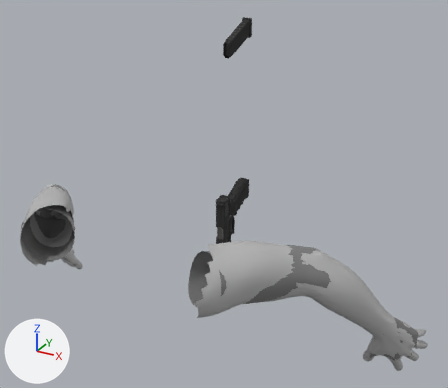
Before and after pictures for a commit that changed the FBX model Hell2024/Hell2024/res/models/Glock.fbx.
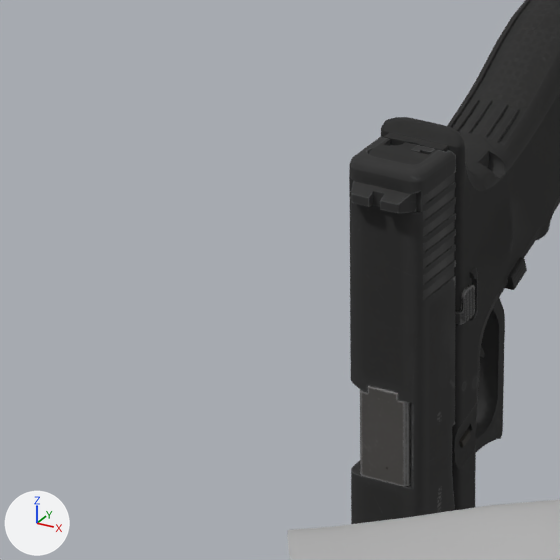
There are two pictures of each version: one whole from a camera (50 mm lens) standing at (0.831, -1.592, 0.875) and looking at (0.087, -0.239, 0.198), one close up on the part from 39% to 54% of the width and 47% to 64% of the height. Lighting does not change. The marker at lower left points along +X, +Y and +Z. Where no turn or scale is listed for an object, it has been applied to the vertices.

Script lines for the objects in view, before the commit:
```python
me_mesh = bpy.data.meshes.new('Mesh')
me_mesh.from_pydata(...)  # 3031 vertices, 5659 faces; spans x -0.02..0.02, y -0.113..0.06, z -0.127..0.621
me_mesh.materials.append(mat_default)  # picture img_glock_alb_png
me_mesh_001 = bpy.data.meshes.new('Mesh.001')
me_mesh_001.from_pydata(...)  # 13488 vertices, 26864 faces; spans x -0.647..0.647, y -0.657..-0.086, z -0.269..0.225
me_mesh_001.materials.append(mat_manniquen1_2_002)  # its picture is missing
ob_glock = bpy.data.objects.new('Glock', me_mesh)
ob_glock.location = (0.0, 0.0, 0.0)
ob_manniquen1_2_001 = bpy.data.objects.new('manniquen1_2.001', me_mesh_001)
ob_manniquen1_2_001.location = (0.0, 0.0, 0.0)
```
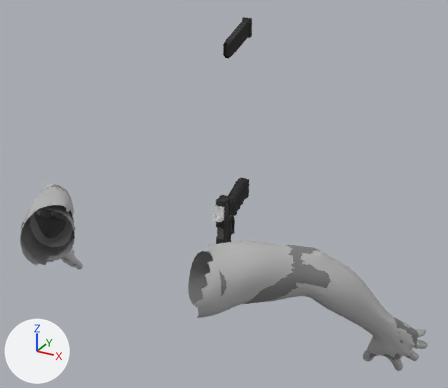
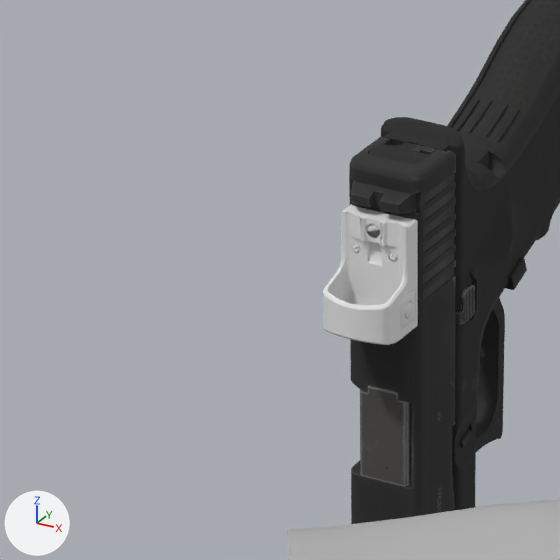
What the commit changed:
Material 'default.001' (mat_default_001) is new.
Its base color is (0.8, 0.8, 0.8) (white #e7e7e7).
Its roughness is 0.859.
Mesh me_mesh_004 is new.
It has 1304 vertices, 2349 faces and spans x -0.015..0.015, y -0.1322..-0.1036, z 0.045..0.0888.
It uses material mat_default_001 (its picture is missing).
Object 'RedDotSight' (ob_reddotsight) is new; it shows me_mesh_004.
Its location is (0.0, 0.0, 0.0).

Boxes [x1, y1, x2, y2] around the edits, measured in the close-ups (560 x 560 px):
'RedDotSight', added: after [323, 204, 418, 345]
